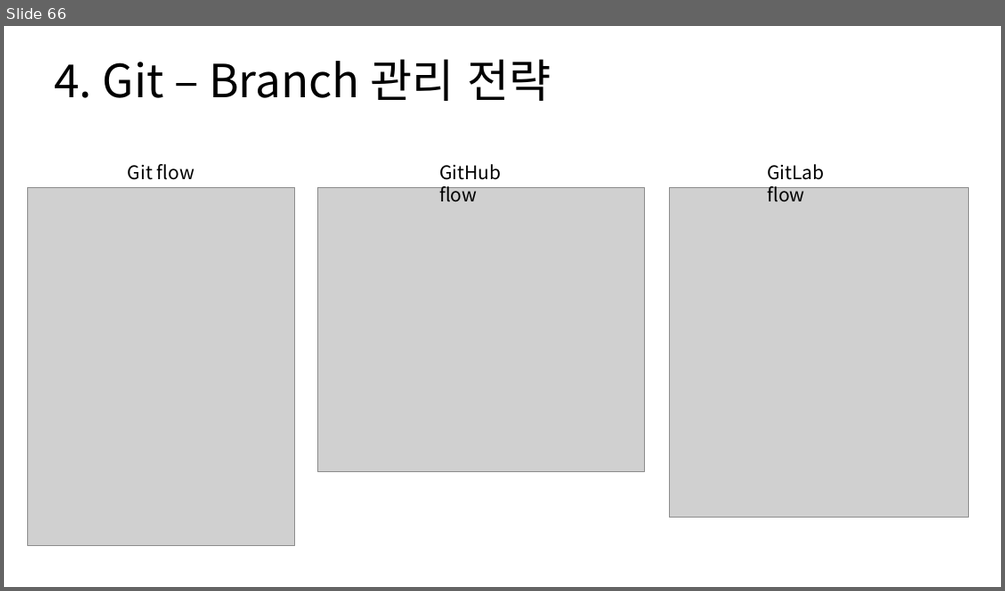
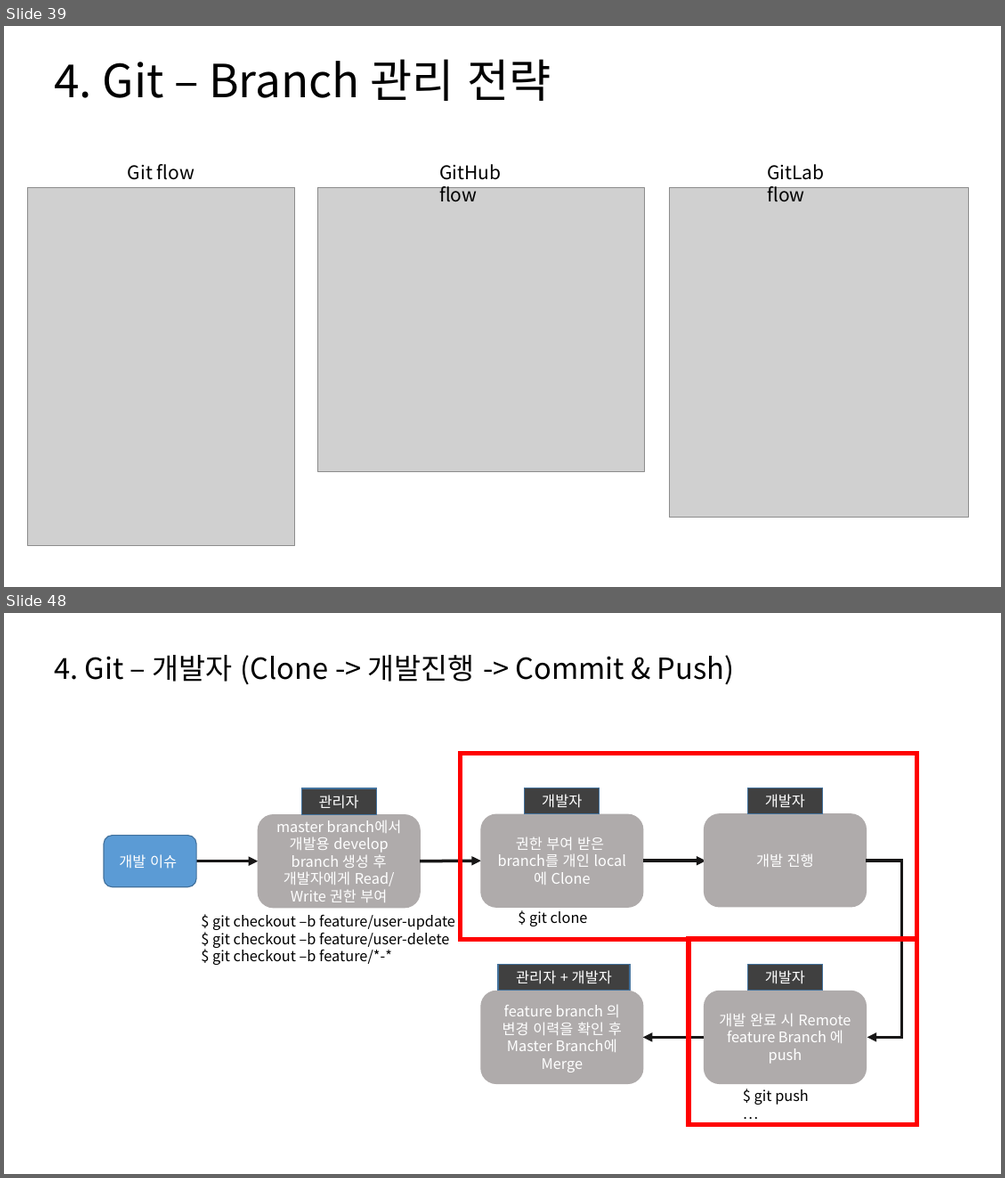
Before and after one commit to SungIn-Shin/git_powerpoint, a slide deck: git_from_the_hell.pptx. Shown one above the other, each under a label of ours: slide 66 before the commit, slides 39 and 48 after it; the slides between them are not shown. The pictures are 1005x591 and 1005x1178 pixels, drawn with LibreOffice and Linux fonts; fonts in the diff are those of the drawing; grey boxes stand for pictures. Boxes give left, top, right and bottom in pixels: in the first picture for what was removed or moved away, otherwise in the second. Text is boxed around its words. In the diff, an @@ line names an element or a change of style, - is before the commit and + after.

```diff
--- a/git_from_the_hell.pptx
+++ b/git_from_the_hell.pptx
@@ slide 48 added at bbox=[4, 613, 1001, 1174], background #FFFFFF @@
@@ title added at bbox=[54, 655, 735, 684], 28 pt, text #000000 @@
+4. Git – 개발자 (Clone -> 개발진행 -> Commit & Push)
@@ rectangle added at bbox=[461, 753, 916, 939], outline #FF0000 4.5 pt @@
@@ rectangle added at bbox=[301, 788, 376, 815], fill #404040, outline #43739E 1 pt, 14 pt, text #FFFFFF @@
+관리자
@@ rectangle added at bbox=[525, 788, 599, 814], fill #404040, outline #43739E 1 pt, 14 pt, text #FFFFFF @@
+개발자
@@ rectangle added at bbox=[748, 788, 823, 814], fill #404040, outline #43739E 1 pt, 14 pt, text #FFFFFF @@
+개발자
@@ rounded rectangle added at bbox=[259, 815, 421, 908], fill #AFABAB, outline #AFABAB 1 pt, 14 pt, text #FFFFFF @@
+master branch에서 개발용 develop branch 생성 후 개발자에게 Read/Write 권한 부여
@@ rounded rectangle added at bbox=[481, 814, 643, 907], fill #AFABAB, outline #AFABAB 1 pt, 14 pt, text #FFFFFF @@
+권한 부여 받은 branch를 개인 local에 Clone
@@ rounded rectangle added at bbox=[704, 814, 866, 907], fill #AFABAB, outline #AFABAB 1 pt, 14 pt, text #FFFFFF @@
+개발 진행
@@ rounded rectangle added at bbox=[104, 835, 196, 887], fill #5B9BD5, outline #43739E 1 pt, 14 pt, text #FFFFFF @@
+개발 이슈
@@ arrow added from (196, 861) to (259, 861), #181717 3 pt @@
@@ arrow added from (420, 861) to (481, 860), #181717 3 pt @@
@@ arrow added from (643, 860) to (706, 860), #181717 3 pt @@
@@ elbow arrow added from (866, 860) to (867, 1037), #181717 3 pt @@
@@ text added at bbox=[212, 915, 455, 965], 14 pt, text #000000 @@
+$ git checkout –b feature/user-update
+$ git checkout –b feature/user-delete
+$ git checkout –b feature/*-*
@@ text added at bbox=[529, 911, 588, 926], 14 pt, text #000000 @@
+$ git clone …
@@ rectangle added at bbox=[689, 939, 917, 1126], outline #FF0000 4.5 pt @@
@@ rectangle added at bbox=[498, 965, 630, 990], fill #404040, outline #43739E 1 pt, 14 pt, text #FFFFFF @@
+관리자 + 개발자
@@ rectangle added at bbox=[748, 965, 823, 990], fill #404040, outline #43739E 1 pt, 14 pt, text #FFFFFF @@
+개발자
@@ rounded rectangle added at bbox=[481, 990, 643, 1083], fill #AFABAB, outline #AFABAB 1 pt, 14 pt, text #FFFFFF @@
+feature branch 의 변경 이력을 확인 후 Master Branch에 Merge
@@ rounded rectangle added at bbox=[704, 990, 866, 1083], fill #AFABAB, outline #AFABAB 1 pt, 14 pt, text #FFFFFF @@
+개발 완료 시 Remote feature Branch 에 push
@@ arrow added from (704, 1037) to (643, 1037), #181717 3 pt @@
@@ text added at bbox=[754, 1089, 809, 1104], 14 pt, text #000000 @@
+$ git push …
@@ what was slide 66 is now slide 39 @@
```
Also in this commit, not shown: 1 slide changed, 26 other slides added.
